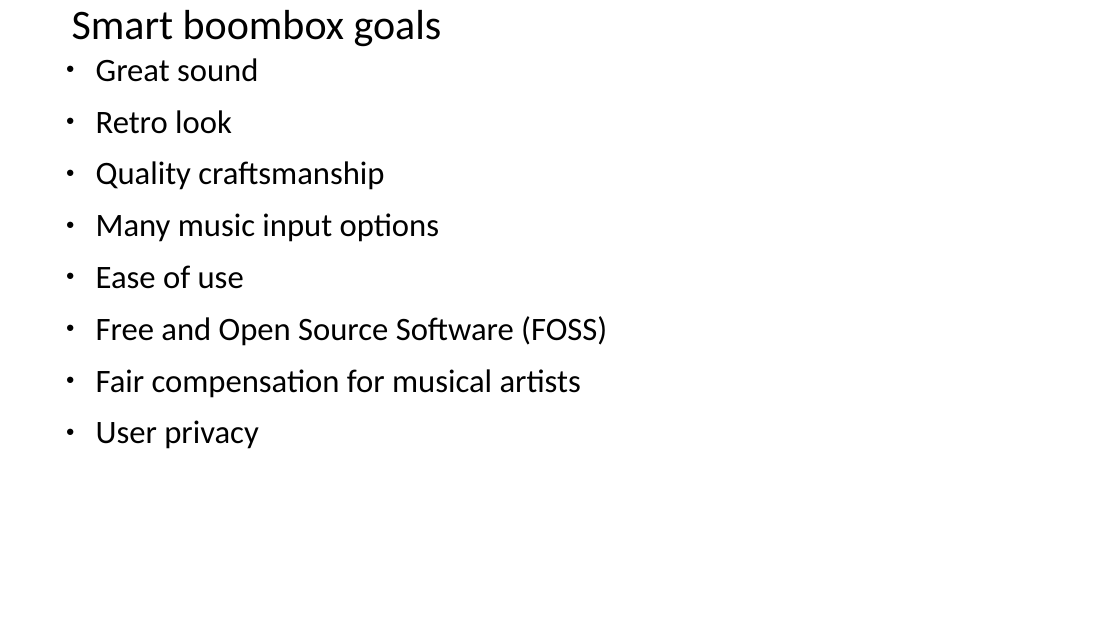
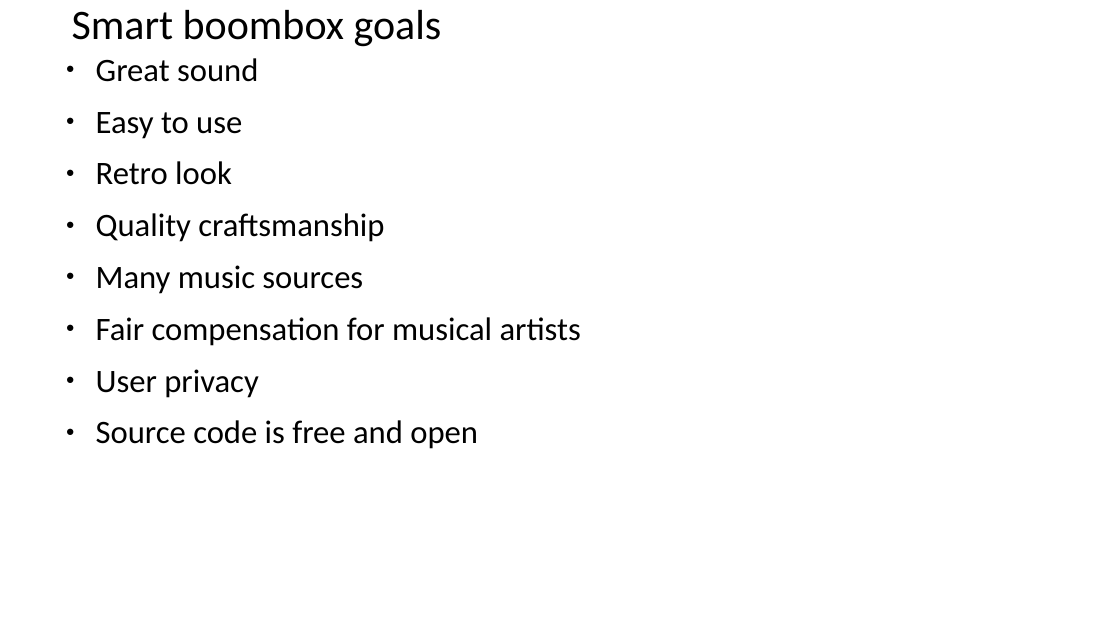
Before and after one commit to mike99mac/minimy-mike99mac, a slide deck: slide 3 of smartboomboxes.odp. Drawn at 1120x630 pixels with LibreOffice and Linux fonts; fonts in the diff are those of the drawing. Boxes give left, top, right and bottom in pixels: in the first picture for what was removed or moved away, otherwise in the second. Text is boxed around its words. In the diff, an @@ line names an element or a change of style, - is before the commit and + after.

```diff
--- a/smartboomboxes.odp
+++ b/smartboomboxes.odp
@@ text at [96,112,242,139]: paragraph added @@
+● Easy to use
@@ text at [96,265,363,294]: text changed @@
-● Many music input options
-● Ease of use
-● Free and Open Source Software (FOSS)
+● Many music sources
@@ text at [96,420,478,449]: paragraph added @@
+● Source code is free and open
```
Also in this commit, not shown: 6 other slides changed, 2 slides added, 1 slide removed.
